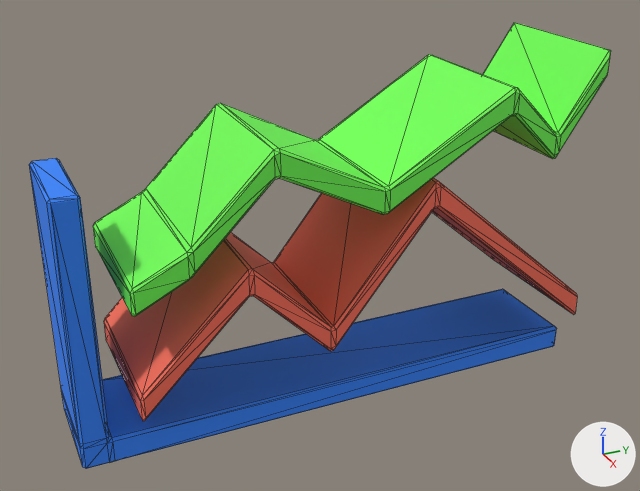
The OBJ model assets/cnp.obj: old version first, new version second.
Camera for both pictures: a camera (50 mm lens) standing at (2.5, -1.14, 1.24) and looking at (0.01, -0.02, 0.0). Every picture has the same lights, and +X, +Y and +Z are marked at lower right. Mesh edges are drawn as thin lines. Where no turn or scale is listed for an object, it has been applied to the vertices.
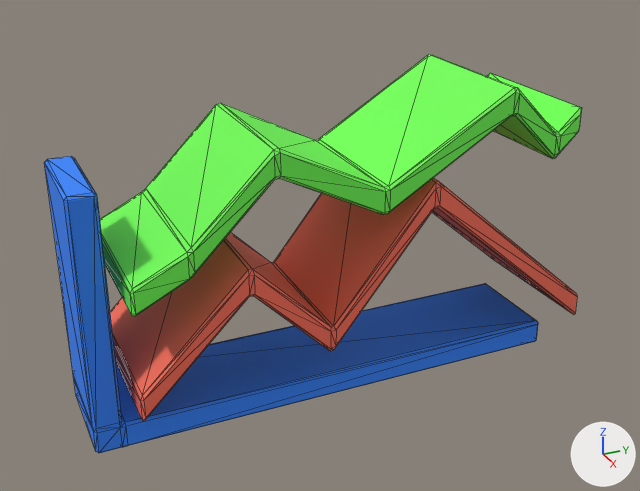
Commit message: Small size adjustments

Pixel boxes [x1, y1, x2, y2] of what changed, in the pictures (640 x 491 px; the box of a moved part takes in the faces that stretch with it):
'Cube', reshaped (8% narrower, 11% shorter): before [29, 22, 611, 469]; after [44, 55, 582, 453]
part 1 of me_cube, moved or reshaped: before [29, 158, 556, 469]; after [44, 156, 538, 453]
part 2 of me_cube, moved or reshaped: before [483, 22, 611, 152]; after [488, 73, 582, 157]

The edits, one by one:
me_cube has 232 vertices, 452 faces and spans x -0.27..0.27, y -0.9..0.9, z -0.54..0.62.
me_cube is used by ob_cube; location (0.0, 0.0, 0.0).
me_cube part 1: the loose piece of 56 vertices spanning x -0.18..0.18, y -0.9..0.9, z -0.54..0.36 is scaled about its middle by (1, 0.923, 0.947), then moved by (0.0, -0.02, 0.02).
me_cube part 2: all 12 vertices in x -0.27..0.27, y 0.89..0.9, z 0.53..0.62 are moved by (0.0, -0.09, -0.18).
